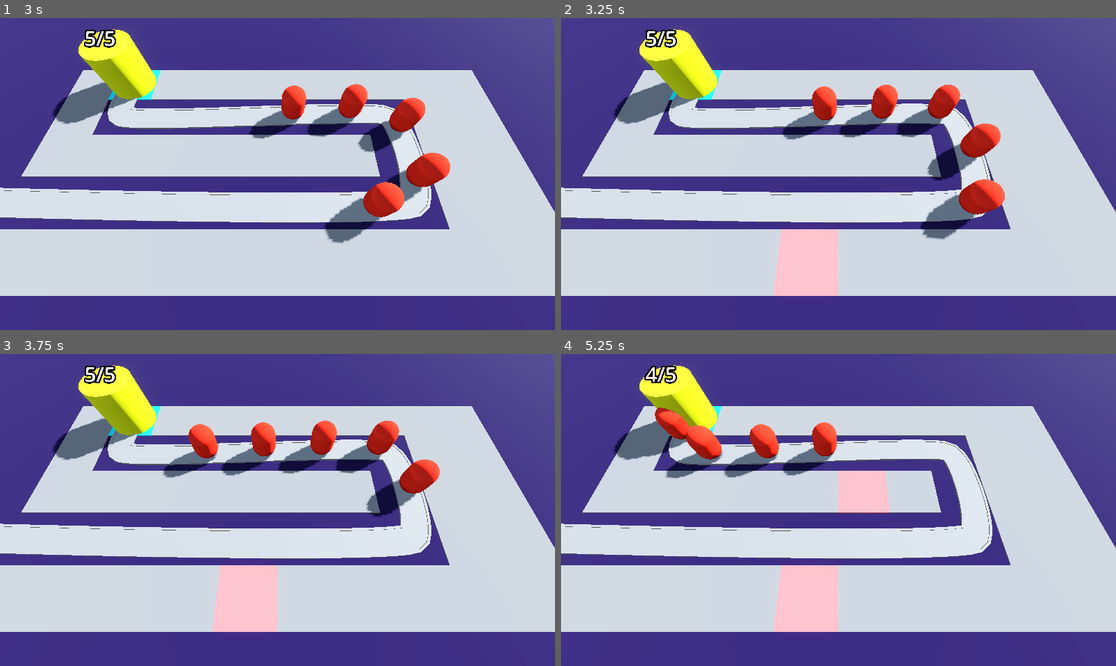
Above: before the commit, frames 1-4 (two rows, left to right).
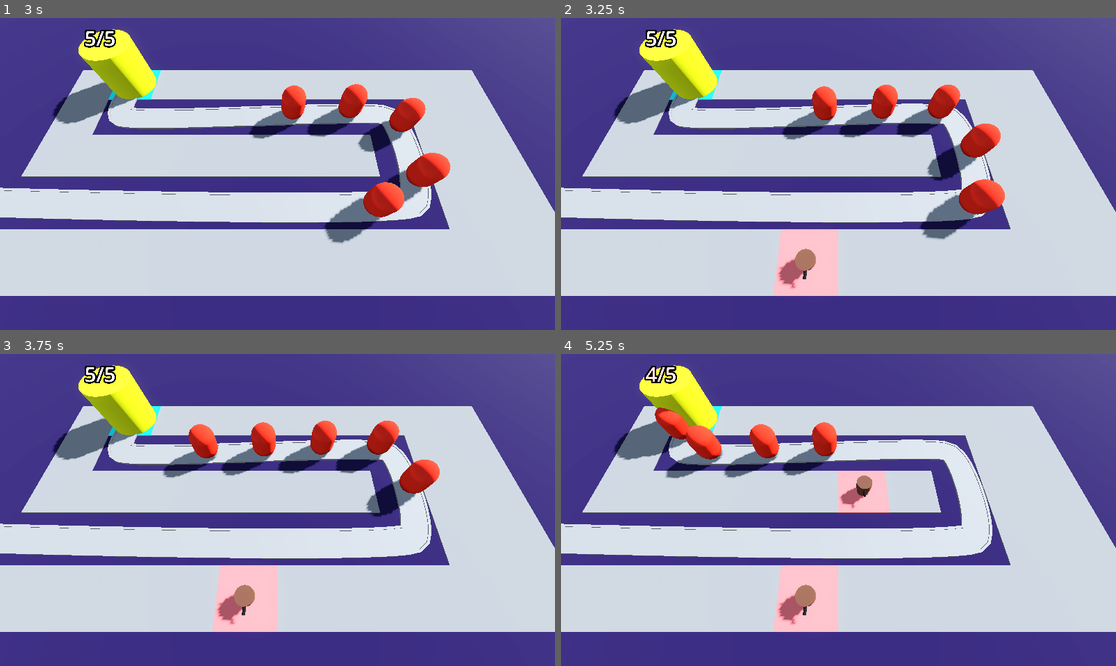
Above: after the commit, the same moments.

Repository: DrDuckson/Barbarian_Blaster
Game: Godot game, scene res://scenes/main.tscn
The game is run twice, just before and just after one commit, with the same random seed, the same clock (stepped at 60 frames per second) and the same inputs.
Inputs (mouse positions are in pixels of both pictures, inside the frame that each line leads up to):
- Up to frame 1 (3 s): move the mouse to (399, 158) at 0.52 s; click (399, 158) at 0.6 s; right-click (399, 158) at 0.8 s; move the mouse to (166, 189) at 1.27 s; right-click (166, 189) at 1.35 s; click (166, 189) at 1.55 s; move the mouse to (333, 105) at 2.02 s; click (333, 105) at 2.1 s; right-click (333, 105) at 2.3 s; move the mouse to (249, 236) at 2.77 s; right-click (249, 236) at 2.85 s
- Up to frame 2 (3.25 s): click (810, 236) at 3.05 s
- Up to frame 3 (3.75 s): move the mouse to (444, 556) at 3.52 s; click (444, 556) at 3.6 s
- Up to frame 4 (5.25 s): right-click (1005, 556) at 3.8 s; move the mouse to (672, 463) at 4.27 s; right-click (672, 463) at 4.35 s; click (672, 463) at 4.55 s; move the mouse to (866, 510) at 5.02 s; click (866, 510) at 5.1 s

Frame 1 is identical in both runs. In frame 2, 0.5% of the frame differs, in the area x 39-46%, y 73-87%; in frame 3, 0.5%; in frame 4, 0.8%, in the area x 39-57%, y 38-87%.
Error after the commit: Invalid call. Nonexistent function 'queue_free' in base 'Nil'. (res://scripts/TurretManager.gd:12)

Commit message:
Added turret manager for spawing turrets on the gridmap

Diff:
--- a/scenes/main.tscn
+++ b/scenes/main.tscn
@@ -1,10 +1,12 @@
-[gd_scene load_steps=11 format=3 uid="uid://blnh2re2fs80"]
+[gd_scene load_steps=13 format=3 uid="uid://blnh2re2fs80"]
 
 [ext_resource type="Script" path="res://scripts/main.gd" id="1_wisi0"]
 [ext_resource type="MeshLibrary" uid="uid://bnjrbjtjei14j" path="res://MeshLibraries/SpaceLibrary.tres" id="2_0n6nj"]
 [ext_resource type="PackedScene" uid="uid://43dy63qmw05o" path="res://scenes/ray_picker_camera.tscn" id="2_8350t"]
 [ext_resource type="PackedScene" uid="uid://d0ta70q5ywxod" path="res://scenes/enemy.tscn" id="3_a6iuc"]
 [ext_resource type="PackedScene" uid="uid://crdlvag6pil6d" path="res://scenes/basis.tscn" id="4_cibqt"]
+[ext_resource type="Script" path="res://scripts/TurretManager.gd" id="6_3id6g"]
+[ext_resource type="PackedScene" uid="uid://c5tcqqlccc4cn" path="res://scenes/turret.tscn" id="7_j2x8f"]
 
 [sub_resource type="ProceduralSkyMaterial" id="ProceduralSkyMaterial_27fy1"]
 sky_horizon_color = Color(0.64625, 0.65575, 0.67075, 1)
@@ -44,8 +46,9 @@
 size = Vector3(100, 2, 100)
 material = SubResource("StandardMaterial3D_drrb0")
 
-[node name="RayPickerCamera" parent="." node_paths=PackedStringArray("gridmap") instance=ExtResource("2_8350t")]
+[node name="RayPickerCamera" parent="." node_paths=PackedStringArray("gridmap", "turret_manager") instance=ExtResource("2_8350t")]
 gridmap = NodePath("../GridMap")
+turret_manager = NodePath("../TurretManager")
 
 [node name="GridMap" type="GridMap" parent="."]
 mesh_library = ExtResource("2_0n6nj")
@@ -123,3 +126,7 @@
 
 [node name="Basis" parent="." instance=ExtResource("4_cibqt")]
 transform = Transform3D(1, 0, 0, 0, 1, 0, 0, 0, 1, -14, 0, -6)
+
+[node name="TurretManager" type="Node3D" parent="."]
+script = ExtResource("6_3id6g")
+turret = ExtResource("7_j2x8f")
--- /dev/null
+++ b/scripts/TurretManager.gd
@@ -0,0 +1,13 @@
+extends Node3D
+
+@export var turret: PackedScene
+var new_turret
+
+func build_turret(turret_position: Vector3) -> void:
+	new_turret = turret.instantiate()
+	add_child(new_turret)
+	new_turret.global_position = turret_position
+
+func destroy_turret() -> void:
+	new_turret.queue_free()
+	pass
--- a/scripts/ray_picker_camera.gd
+++ b/scripts/ray_picker_camera.gd
@@ -1,6 +1,7 @@
 extends Camera3D
 
 @export var gridmap: GridMap
+@export var turret_manager: Node3D
 @onready var ray_cast_3d: RayCast3D = $RayCast3D
 
 func _process(delta: float) -> void:
@@ -16,12 +17,15 @@
 				change_cell_item(0, 3)
 			if Input.is_action_just_pressed("Rclick"):
 				change_cell_item(3, 0)
+				turret_manager.destroy_turret()
 	else:
 		Input.set_default_cursor_shape(Input.CURSOR_ARROW)
-#Klick function
+#Click function
 func change_cell_item(current_cell, dest_cell) -> void:
 	var collision_point = ray_cast_3d.get_collision_point()
 	var cell = gridmap.local_to_map(collision_point)
 	print(cell)
 	if gridmap.get_cell_item(cell) == current_cell:
 		gridmap.set_cell_item(cell, dest_cell)
+		var tile_position = gridmap.map_to_local(cell)
+		turret_manager.build_turret(tile_position)
